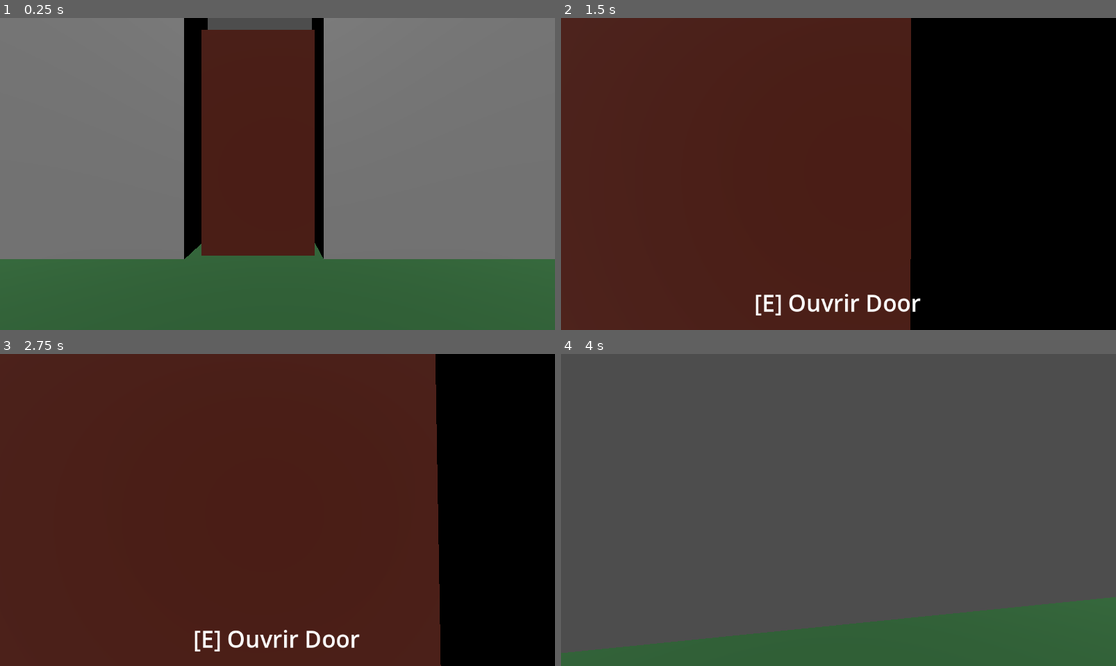
Above: before the commit, frames 1-4 (two rows, left to right).
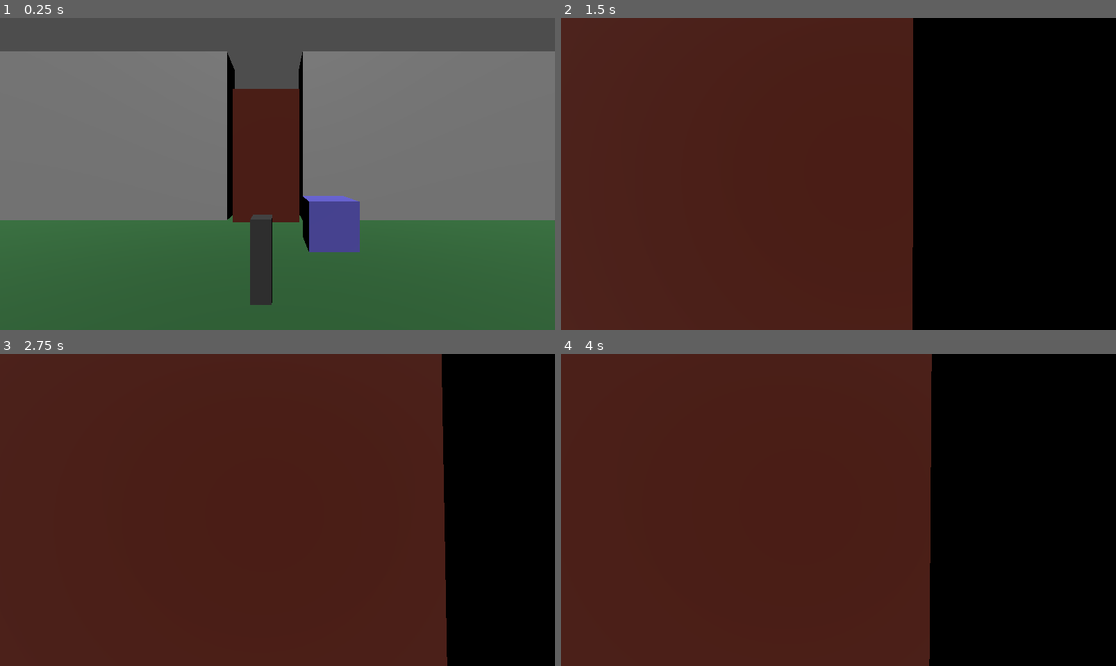
Above: after the commit, the same moments.

Repository: TheObtey/overhead-prototype
Game: Godot game, scene res://scenes/main/ElouanGamingRoom.tscn
The game is run twice, just before and just after one commit, with the same random seed, the same clock (stepped at 60 frames per second) and the same inputs. This scene is started directly instead of the project's main scene.
Inputs (mouse positions are in pixels of both pictures, inside the frame that each line leads up to):
- Up to frame 1 (0.25 s): no input
- Up to frame 2 (1.5 s): tap Enter at 0.5 s; move the mouse to (866, 174) at 0.52 s; hold W (move_forward) from 0.53 s (still down); tap E (interact) at 0.6 s; tap Space (jump) at 0.77 s; move the mouse to (810, 174) at 1.27 s; click (810, 174) at 1.35 s
- Up to frame 3 (2.75 s): keep holding W (move_forward); tap Space (jump) at 1.52 s; move the mouse to (288, 503) at 2.02 s; right-click (288, 503) at 2.1 s
- Up to frame 4 (4 s): keep holding W (move_forward); tap Space (jump) at 2.75, 3.02, 3.77 s; move the mouse to (832, 516) at 2.77 s; tap E (interact) at 2.85 s; move the mouse to (877, 513) at 3.52 s; click (877, 513) at 3.6 s

The runs differ from the first frame. In frame 1, 32% of the frame differs, in the area x 0-100%, y 0-92%; in frame 2, 1.1%; in frame 3, 1.8%; in frame 4, 100%, in the area x 0-100%, y 0-100%.

Commit message:
[ADD] systeme d'activation
https://discord.com/channels/1396901948166246472/1495012519503200348

Diff:
--- a/scenes/entities/Door/Door.gd
+++ b/scenes/entities/Door/Door.gd
@@ -2,16 +2,7 @@
 
 var isOpen = false
 
-func GetPrompt() -> String:
-	if isOpen == false:
-		return "Ouvrir " + sEntityName
-	else:
-		return "Fermer " + sEntityName
-
-func Interact(pPlayer: CharacterBody3D) -> void:
-	toggle_door()
-
-func toggle_door():
+func Toggle():
 	var tween = create_tween()
 	tween.set_ease(Tween.EASE_OUT)
 	tween.set_trans(Tween.TRANS_CUBIC)
--- a/scenes/entities/Door/Door.tscn
+++ b/scenes/entities/Door/Door.tscn
@@ -9,6 +9,7 @@
 [node name="EntityBase" unique_id=108843216 instance=ExtResource("1_qy8j6")]
 script = ExtResource("2_b5l2o")
 sEntityName = "Door"
+bCanInteract = false
 
 [node name="Visuals" parent="." index="0" unique_id=490728609]
 transform = Transform3D(1, 0, 0, 0, 1, 0, 0, 0, 1, 0, 2.015851, 0)
--- /dev/null
+++ b/scenes/entities/Lamp/Lamp.gd
@@ -0,0 +1,15 @@
+extends EntityBase
+
+@onready var oMesh := $Visuals/CSGBox3D
+var oMat: StandardMaterial3D
+var bisOn = false
+
+func _ready():
+	oMat = oMesh.material
+
+func Toggle(cNewOnColor: Color, cNewOffColor: Color):
+	if bisOn:
+		oMat.albedo_color = cNewOnColor
+	else:
+		oMat.albedo_color = cNewOffColor
+	bisOn = !bisOn
--- /dev/null
+++ b/scenes/entities/Lamp/Lamp.tscn
@@ -0,0 +1,15 @@
+[gd_scene format=3 uid="uid://bl8pf1o3wcntb"]
+
+[ext_resource type="PackedScene" uid="uid://775lp7xn4oqa" path="res://scenes/entities/EntityBase.tscn" id="1_k8l25"]
+[ext_resource type="Script" uid="uid://dviowhjgdasve" path="res://scenes/entities/Lamp/Lamp.gd" id="2_l1f33"]
+
+[sub_resource type="StandardMaterial3D" id="StandardMaterial3D_k8l25"]
+albedo_color = Color(0.33213532, 0.3151833, 0.70774704, 1)
+
+[node name="Lamp" unique_id=108843216 instance=ExtResource("1_k8l25")]
+script = ExtResource("2_l1f33")
+sEntityName = "Lamp"
+bCanInteract = false
+
+[node name="CSGBox3D" type="CSGBox3D" parent="Visuals" parent_id_path=PackedInt32Array(490728609) index="0" unique_id=1616104854]
+material = SubResource("StandardMaterial3D_k8l25")
--- /dev/null
+++ b/scenes/entities/Lever/Lever.gd
@@ -0,0 +1,14 @@
+extends EntityBase
+
+var bIsActivated = false
+signal sActivated
+
+func GetPrompt() -> String:
+	if bIsActivated == false:
+		return "Ouvrir la porte"
+	else:
+		return "Fermer la porte"
+
+func Interact(pPlayer: CharacterBody3D) -> void:
+	bIsActivated = !bIsActivated
+	sActivated.emit()
--- /dev/null
+++ b/scenes/entities/Lever/Lever.tscn
@@ -0,0 +1,15 @@
+[gd_scene format=3 uid="uid://b5sq1ryi8t1xn"]
+
+[ext_resource type="PackedScene" uid="uid://775lp7xn4oqa" path="res://scenes/entities/EntityBase.tscn" id="1_aqq58"]
+[ext_resource type="Script" uid="uid://va87x7piaj0v" path="res://scenes/entities/Lever/Lever.gd" id="2_tosj3"]
+
+[sub_resource type="StandardMaterial3D" id="StandardMaterial3D_aqq58"]
+albedo_color = Color(0.20511743, 0.20511743, 0.20511743, 1)
+
+[node name="EntityBase" unique_id=108843216 instance=ExtResource("1_aqq58")]
+script = ExtResource("2_tosj3")
+
+[node name="CSGBox3D" type="CSGBox3D" parent="Visuals" parent_id_path=PackedInt32Array(490728609) index="0" unique_id=2032925846]
+transform = Transform3D(0.25, 0, 0, 0, 1, 0, 0, 0, 0.25, 0, 0.5, 0)
+use_collision = true
+material = SubResource("StandardMaterial3D_aqq58")
--- a/scenes/main/ElouanGamingRoom.tscn
+++ b/scenes/main/ElouanGamingRoom.tscn
@@ -2,6 +2,10 @@
 
 [ext_resource type="PackedScene" uid="uid://brq4wv3r70wjd" path="res://scenes/entities/Door/Door.tscn" id="1_ta4rn"]
 [ext_resource type="PackedScene" uid="uid://cd8a4o661vrla" path="res://scenes/player/PlayerBase.tscn" id="2_830eq"]
+[ext_resource type="PackedScene" uid="uid://b5sq1ryi8t1xn" path="res://scenes/entities/Lever/Lever.tscn" id="3_830eq"]
+[ext_resource type="Script" uid="uid://ds0uru3s1li3n" path="res://scripts/core/ActivatorSystem.gd" id="4_hidbb"]
+[ext_resource type="PackedScene" uid="uid://bl8pf1o3wcntb" path="res://scenes/entities/Lamp/Lamp.tscn" id="5_mcd5n"]
+[ext_resource type="Script" uid="uid://dfvymdihvgqmt" path="res://scripts/Structs/ActorConfig.gd" id="5_swis6"]
 
 [sub_resource type="StandardMaterial3D" id="StandardMaterial3D_ta4rn"]
 albedo_color = Color(0.16335335, 0.38489646, 0.19509748, 1)
@@ -10,11 +14,11 @@
 
 [node name="ElouanGamingRoom" type="Node3D" unique_id=1005311978]
 
-[node name="EntityBase" parent="." unique_id=108843216 instance=ExtResource("1_ta4rn")]
+[node name="Door" parent="." unique_id=108843216 instance=ExtResource("1_ta4rn")]
 transform = Transform3D(1, 0, 0, 0, 1, 0, 0, 0, 1, -0.5367662, 0.13181221, -0.2099421)
 
 [node name="PlayerBase" parent="." unique_id=632260283 instance=ExtResource("2_830eq")]
-transform = Transform3D(1, 0, 0, 0, 1, 0, 0, 0, 1, 0.8065225, 1.3887985, 3.4357393)
+transform = Transform3D(1, 0, 0, 0, 1, 0, 0, 0, 1, 0.8065225, 1.3887985, 5.922042)
 
 [node name="CSGBox3D" type="CSGBox3D" parent="." unique_id=15781851]
 transform = Transform3D(20, 0, 0, 0, 0.1, 0, 0, 0, 20, 0, 0, 0)
@@ -31,3 +35,22 @@
 [node name="MeshInstance3D2" type="MeshInstance3D" parent="." unique_id=1383973598]
 transform = Transform3D(7.2523, 0, 0, 0, 4.4971094, 0, 0, 0, 1, 5.101193, 2.6115246, 0)
 mesh = SubResource("BoxMesh_ta4rn")
+
+[node name="Lever" parent="." unique_id=789371155 instance=ExtResource("3_830eq")]
+transform = Transform3D(1, 0, 0, 0, 1, 0, 0, 0, 1, 0.61558104, 0.06890845, 3.4307508)
+sEntityName = "Lever"
+
+[node name="LeverActivator" type="Node" parent="." unique_id=1117461813]
+script = ExtResource("4_hidbb")
+
+[node name="LampConfig" type="Node" parent="LeverActivator" unique_id=752299267 node_paths=PackedStringArray("oTarget")]
+script = ExtResource("5_swis6")
+oTarget = NodePath("../../Lamp")
+tFuncArgs = [Color(0.633156, 0.28751987, 0.3151009, 1), Color(0.14020842, 0.36598575, 0.2734373, 1)]
+
+[node name="DoorConfig" type="Node" parent="LeverActivator" unique_id=1074855540 node_paths=PackedStringArray("oTarget")]
+script = ExtResource("5_swis6")
+oTarget = NodePath("../../Door")
+
+[node name="Lamp" parent="." unique_id=1068817947 instance=ExtResource("5_mcd5n")]
+transform = Transform3D(1, 0, 0, 0, 1, 0, 0, 0, 1, 1.9291086, 0.5500002, 1.4097943)
--- /dev/null
+++ b/scripts/Structs/ActorConfig.gd
@@ -0,0 +1,5 @@
+class_name ActorConfig
+extends Node
+
+@export var oTarget: Node
+@export var tFuncArgs: Array = []
--- /dev/null
+++ b/scripts/core/ActivatorSystem.gd
@@ -0,0 +1,33 @@
+extends Node
+
+@export var tActivators: Array[NodePath] = []
+
+func _ready():
+	for path in tActivators:
+		var node = get_node(path)
+		if node and node.has_signal("sActivated"):
+			node.sActivated.connect(OnActivated)
+		else:
+			push_warning("'%s' n'a pas de signal sActivated" % [node])
+
+func OnActivated():
+	for child in get_children():
+		if not child is ActorConfig:
+			continue
+		var config := child as ActorConfig
+		var node: Node = config.oTarget
+		if not node or not node.has_method("Toggle"):
+			push_warning("'%s' n'a pas de méthode Toggle" % [node])
+			continue
+
+		var arg_count := _getFuncArgCount(node, "Toggle")
+		if arg_count == 0:
+			node.call("Toggle")
+		else:
+			node.callv("Toggle", config.tFuncArgs)
+
+func _getFuncArgCount(node: Node, method: String) -> int:
+	for m in node.get_method_list():
+		if m["name"] == method:
+			return m["args"].size()
+	return -1
Not shown, added: scenes/entities/Lamp/Lamp.gd.uid
Not shown, added: scenes/entities/Lever/Lever.gd.uid
Not shown, added: scripts/Structs/ActorConfig.gd.uid
Not shown, added: scripts/core/ActivatorSystem.gd.uid
